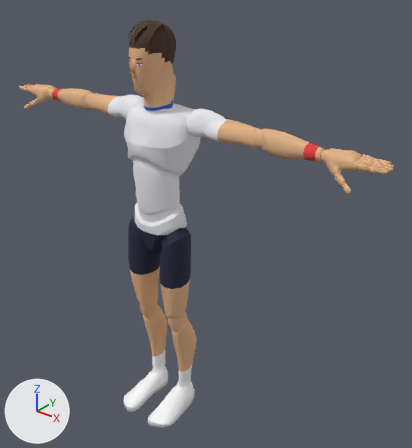
The glTF model sweetspot/models/players/p07.glb as it was, and as the next commit left it.
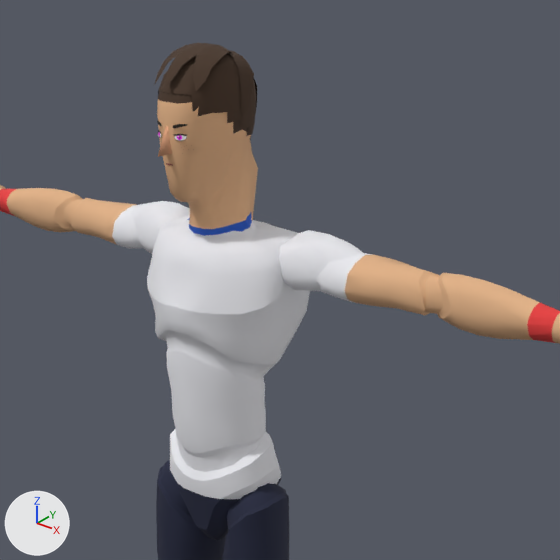
Each version appears first whole from a 50 mm lens placed at (1.566, -1.635, 2.069), pointed at (0.155, 0.129, 0.976), and next in a close-up on the part from 13% to 77% of the width and 0% to 59% of the height. Arrows for +X, +Y and +Z are at lower left; the lights stay in place. The older version's two pictures come first. Vertices at exactly the same position are counted once.

The first close-up shows 'Body', 'Face', 'Hair', 'Nose'.
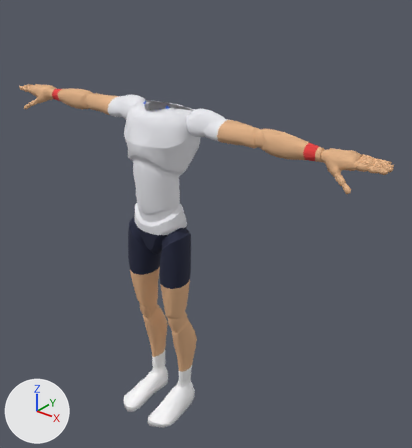
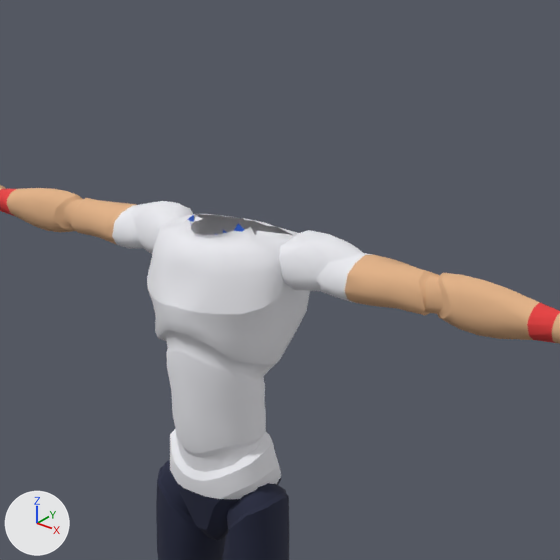
Edits to the bpy script that builds the scene:
```text
Change me_mannequin:
    used by ob_body; location = (0.0, 0.0, 0.0)
    remove me_mannequin.from_pydata(...)  # 7378 vertices, 14511 faces; spans x -0.97..0.97, y -0.21..0.14, z 0.0..1.81
    add me_mannequin.from_pydata(...)  # 7088 vertices, 13890 faces; spans x -0.97..0.97, y -0.21..0.14, z 0.0..1.51
    me_mannequin part 1: 1 vertex moved within x 0.0, y -0.04, z 1.49; 290 vertices removed from x -0.07..0.07, y -0.11..0.09, z 1.49..1.81
Remove ob_face:
    ob_face = bpy.data.objects.new('Face', me_face)
    ob_face.location = (0.0, 0.0, 0.0)
Remove ob_hair:
    ob_hair = bpy.data.objects.new('Hair', me_hair)
    ob_hair.location = (0.0, 0.0, 0.0)
Remove ob_nose:
    ob_nose = bpy.data.objects.new('Nose', me_nose)
    ob_nose.location = (0.0, 0.0, 0.0)
```

Location of each change, (x1, y1, x2, y2) in pixels of the close-ups (560 x 560 px):
'Body', reshaped
    before: (0, 60, 560, 560)
    after: (0, 185, 560, 560)
'Hair', deleted (brown)
    before: (154, 43, 257, 140)
'Nose', deleted
    before: (158, 126, 173, 157)
'Face', deleted
    before: (157, 121, 187, 166)
part 1 of me_mannequin, cut back (brown)
    before: (157, 60, 292, 238)
